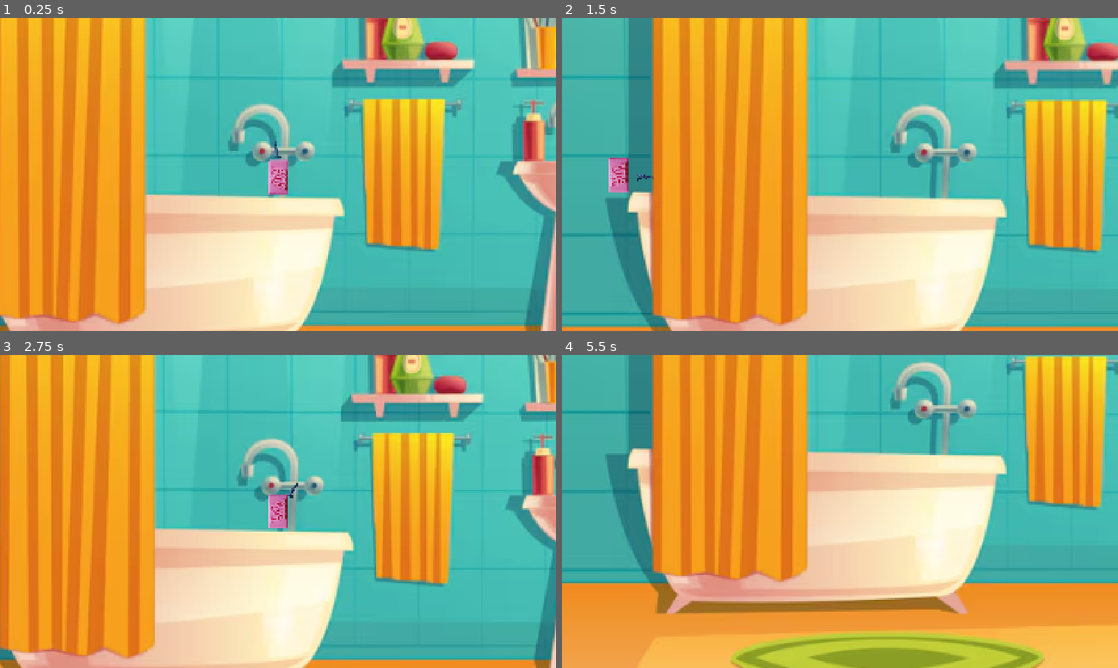
Above: before the commit, frames 1-4 (two rows, left to right).
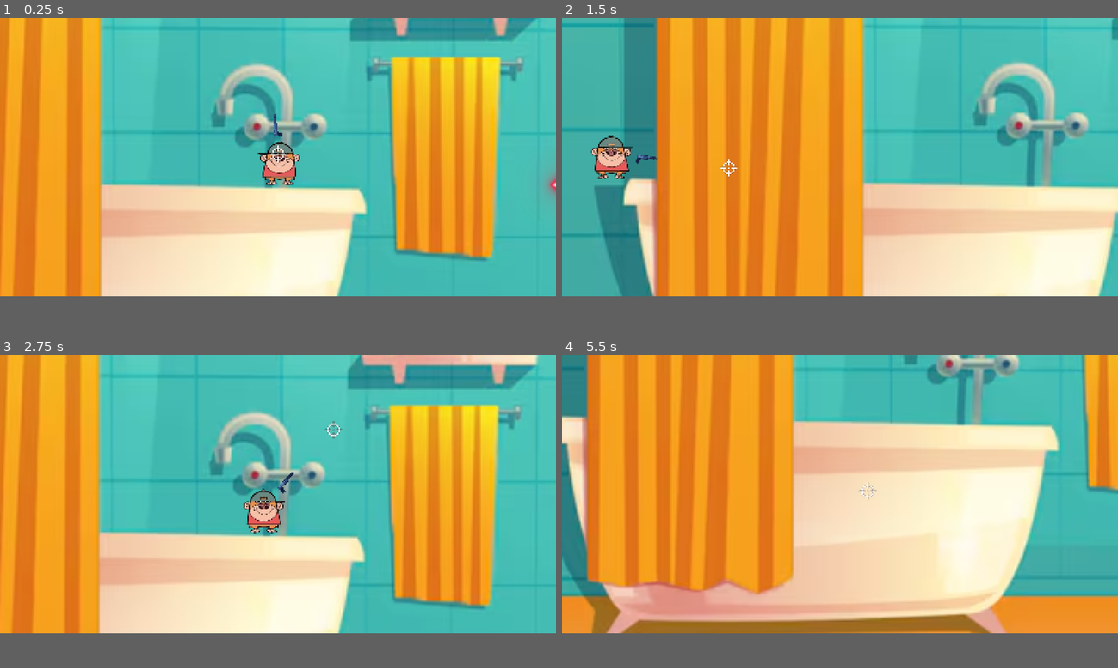
Above: after the commit, the same moments.

Repository: parlakportakal/silahasokan
Game: Godot game, scene res://Scenes/main.tscn
The game is run twice, just before and just after one commit, with the same random seed, the same clock (stepped at 60 frames per second) and the same inputs.
Inputs (mouse positions are in pixels of both pictures, inside the frame that each line leads up to):
- Up to frame 1 (0.25 s): no input
- Up to frame 2 (1.5 s): move the mouse to (962, 158) at 0.52 s; hold A (sola) 0.53-1.28 s; move the mouse to (728, 190) at 1.27 s; tap S (asagi) at 1.35 s
- Up to frame 3 (2.75 s): tap A (sola) at 1.55, 2.3 s; move the mouse to (333, 442) at 2.02 s; hold R (rHARFi) from 2.03 s (still down)
- Up to frame 4 (5.5 s): move the mouse to (812, 574) at 2.77 s; release R (rHARFi) at 2.78 s; tap D (saga) at 2.85 s; tap A (sola) at 3.05, 4.55 s; move the mouse to (1006, 558) at 3.52 s; hold A (sola) 3.53-4.28 s; move the mouse to (673, 464) at 4.27 s; tap Space (zipla) at 4.35 s; move the mouse to (867, 511) at 5.02 s; hold A (sola) from 5.03 s (still down)
In our replay, the window is 800x450 before the commit and 800x400 after it. These sizes can differ from the game's own. Grey fills any space a smaller window leaves; there, only what the larger window draws over its background counts as a difference.

The runs differ from the first frame. In frame 1, 55% of the frame differs, in the area x 0-100%, y 0-100%; in frame 2, 54%; in frame 3, 54%; in frame 4, 66%.

Commit message:
sanırım her boka branch açmaya gerek yok
crosshair
proje ekranı ve farenin dışarı kaçması
kamera
mermi (sadece mermi, silah hala yok

Diff:
--- a/Scenes/main.tscn
+++ b/Scenes/main.tscn
@@ -8,9 +8,12 @@
 [ext_resource type="PackedScene" uid="uid://bf6niddbhclxo" path="res://Scenes/mermi.tscn" id="5_kry3j"]
 [ext_resource type="PackedScene" uid="uid://cm10pumbey81a" path="res://Scenes/duvar.tscn" id="6_ynf5e"]
 [ext_resource type="Texture2D" uid="uid://26whi1h644ba" path="res://Assets/civirzivir/perde.png" id="7_344ge"]
+[ext_resource type="Script" uid="uid://dkffma8252nv3" path="res://Scripts/camera_2d.gd" id="7_jkdf5"]
 [ext_resource type="Texture2D" uid="uid://br5ub5r0t6is5" path="res://Assets/civirzivir/perde2.png" id="8_344ge"]
 [ext_resource type="PackedScene" uid="uid://cnofcfbkhrvum" path="res://Scenes/tek_taraf_duvar.tscn" id="10_hptm8"]
 [ext_resource type="Script" uid="uid://kcsrp7svk77k" path="res://Scripts/silah_ekseni.gd" id="11_silah_ekseni"]
+[ext_resource type="Texture2D" uid="uid://5bo3psmyfyqo" path="res://Assets/cross.png" id="12_fdnlq"]
+[ext_resource type="Script" uid="uid://bnnbr4wc7j360" path="res://Scripts/crosshair.gd" id="13_jkdf5"]
 
 [node name="main" type="Node2D" unique_id=2134541721]
 script = ExtResource("1_8gbba")
@@ -82,13 +85,14 @@
 position = Vector2(25, 0)
 
 [node name="Camera2D" type="Camera2D" parent="player" unique_id=237960700]
-zoom = Vector2(2.96, 2.96)
+zoom = Vector2(0.815, 0.815)
 limit_left = -37
 limit_top = -65
 limit_right = 1163
 limit_bottom = 685
 position_smoothing_enabled = true
 position_smoothing_speed = 7.0
+script = ExtResource("7_jkdf5")
 
 [node name="mermi" parent="." unique_id=1313714118 instance=ExtResource("5_kry3j")]
 position = Vector2(431, 337)
@@ -128,3 +132,9 @@
 [node name="StaticBody2D2" parent="." unique_id=729168941 instance=ExtResource("6_ynf5e")]
 position = Vector2(539, 650.00006)
 scale = Vector2(67.29026, 4.0251107)
+
+[node name="crosshair" type="Sprite2D" parent="." unique_id=1739077503]
+scale = Vector2(0.255, 0.255)
+texture = ExtResource("12_fdnlq")
+offset = Vector2(0, -10.15)
+script = ExtResource("13_jkdf5")
--- a/Scenes/mermi.tscn
+++ b/Scenes/mermi.tscn
@@ -1,6 +1,7 @@
 [gd_scene format=3 uid="uid://bf6niddbhclxo"]
 
 [ext_resource type="Script" uid="uid://br7m61nq1u27m" path="res://Scripts/mermi.gd" id="1_06o81"]
+[ext_resource type="Texture2D" uid="uid://cchs8fdfqpwyj" path="res://Assets/silahlar/kirmizimermi.png" id="2_06o81"]
 
 [sub_resource type="RectangleShape2D" id="RectangleShape2D_orvw2"]
 size = Vector2(3.425, 1.365)
@@ -12,5 +13,5 @@
 shape = SubResource("RectangleShape2D_orvw2")
 
 [node name="Sprite2D" type="Sprite2D" parent="." unique_id=1382471607]
-rotation = 1.5707964
-scale = Vector2(0.042658187, 0.042658176)
+scale = Vector2(0.7019139, 0.70191365)
+texture = ExtResource("2_06o81")
--- a/Scenes/player.tscn
+++ b/Scenes/player.tscn
@@ -1,7 +1,7 @@
 [gd_scene format=3 uid="uid://cmtgnb445pe26"]
 
 [ext_resource type="Script" uid="uid://m84y8etnbkqj" path="res://Scripts/playeranlık.gd" id="1_cvnsp"]
-[ext_resource type="Texture2D" uid="uid://w3bjah5ctu1k" path="res://Assets/civirzivir/soap.png" id="2_cvnsp"]
+[ext_resource type="Texture2D" uid="uid://cj8lye46y36r8" path="res://Assets/civirzivir/mymoon.png" id="2_cvnsp"]
 
 [sub_resource type="CapsuleShape2D" id="CapsuleShape2D_g4v7s"]
 radius = 12.0
@@ -12,9 +12,8 @@
 script = ExtResource("1_cvnsp")
 
 [node name="Sprite2D" type="Sprite2D" parent="." unique_id=721585257]
-position = Vector2(0.99999994, 0)
-rotation = -1.5707964
-scale = Vector2(0.12615554, 0.12249789)
+position = Vector2(1, -13)
+scale = Vector2(0.26666668, 0.25893512)
 texture = ExtResource("2_cvnsp")
 
 [node name="CollisionShape2D" type="CollisionShape2D" parent="." unique_id=668489652]
--- /dev/null
+++ b/Scripts/camera_2d.gd
@@ -0,0 +1,13 @@
+extends Camera2D
+@export_group("Kamera Ayarları")
+@export var strength = 0.2
+@export var maxmesafe = 100.0
+@export var smoothing = 8.0
+
+func _process(delta):
+	var aralık = get_global_mouse_position() - get_parent().global_position
+	var target = (aralık * strength).limit_length(maxmesafe)
+	offset = offset.lerp(target, smoothing * delta)
+
+# get_parent().global_position üstündeki node un pozisyonunu alıyo
+# lerp() >>>> (50,
--- /dev/null
+++ b/Scripts/crosshair.gd
@@ -0,0 +1,9 @@
+extends Sprite2D
+
+func _ready():
+	Input.mouse_mode = Input.MOUSE_MODE_CONFINED_HIDDEN
+	#hidden yazınca gizliyo confined yazınca ekrandan kaçmasını engelliyo
+
+func _process(_delta):
+	global_position = get_global_mouse_position()
+#utanç verici şekilde fazla kolaymış boşa uğraşmışım
--- a/Scripts/mermi.gd
+++ b/Scripts/mermi.gd
@@ -1,27 +1,18 @@
 extends Area2D
 
-@export var speed: float = 900.0
-@export var damage: float = 5.0
-@export var knockback: float = 250.0
-@export var lifetime: float = 2.0
-## Knockback yönünü yukarı eğer, oyuncuyu havaya kaldırır
-@export var launch_angle_degrees: float = 15.0
+var direction := Vector2.RIGHT
+var speed := 900.0
+var damage := 10
+var lifetime := 2.0
+var velocity := Vector2.ZERO
+# var gravity := 980.0 daha önceden playerda yazmışız zaten gravity
 
-var direction: Vector2 = Vector2.RIGHT
-var shooter: Node = null
+func _physics_process(delta):
+	position += direction * speed * delta
+	velocity.y += gravity * delta
+	position += velocity * delta
 
-func _ready() -> void:
-	body_entered.connect(_on_body_entered)
-	get_tree().create_timer(lifetime).timeout.connect(queue_free)
-
-func _physics_process(delta: float) -> void:
-	position += direction * speed * delta
-
-func _on_body_entered(body: Node) -> void:
-	if body == shooter:
-		return
-	if body.has_method("apply_hit"):
-		# Sağa giden mermide -açı, sola gidende +açı = hep yukarı eğilir
-		var hit_dir := direction.rotated(-deg_to_rad(launch_angle_degrees) * signf(direction.x))
-		body.apply_hit(damage, knockback, hit_dir)
-	queue_free()  # oyuncuya veya duvara çarpınca yok ol
+func _ready():
+	rotation = direction.angle()
+	await get_tree().create_timer(lifetime).timeout
+	queue_free()
--- a/Scripts/player.gd
+++ b/Scripts/player.gd
@@ -27,10 +27,12 @@
 @export var reset_even_when_holding: bool = false
 
 var coyote_timer: float = 0.0       # Kenardan düştükten sonra kalan "bonus" süre
+#region New Code Region
 var jump_buffer_timer: float = 0.0  # Zıplama tuşuna basıldıktan sonra kalan süre
 var jumps_left: int = 0             # Kalan zıplama hakkı
 var can_cut_jump: bool = false      # Bu zıplama tuş bırakılınca kısalabilir mi?
 #endregion
+
 
 func _physics_process(delta: float) -> void:
 	var was_on_floor := is_on_floor()
--- a/project.godot
+++ b/project.godot
@@ -17,8 +17,8 @@
 
 [display]
 
-window/size/viewport_width=1920
-window/size/viewport_height=1080
+window/size/viewport_width=1440
+window/size/viewport_height=720
 window/stretch/mode="canvas_items"
 window/stretch/aspect="expand"
 
Binary file added: Assets/civirzivir/mymoon.png
Not shown, added: Assets/civirzivir/mymoon.png.import
Binary file added: Assets/cross.png
Not shown, added: Assets/cross.png.import
Binary file added: Assets/silahlar/kirmizimermi.png
Not shown, added: Assets/silahlar/kirmizimermi.png.import
Not shown, added: Scripts/camera_2d.gd.uid
Not shown, added: Scripts/crosshair.gd.uid
